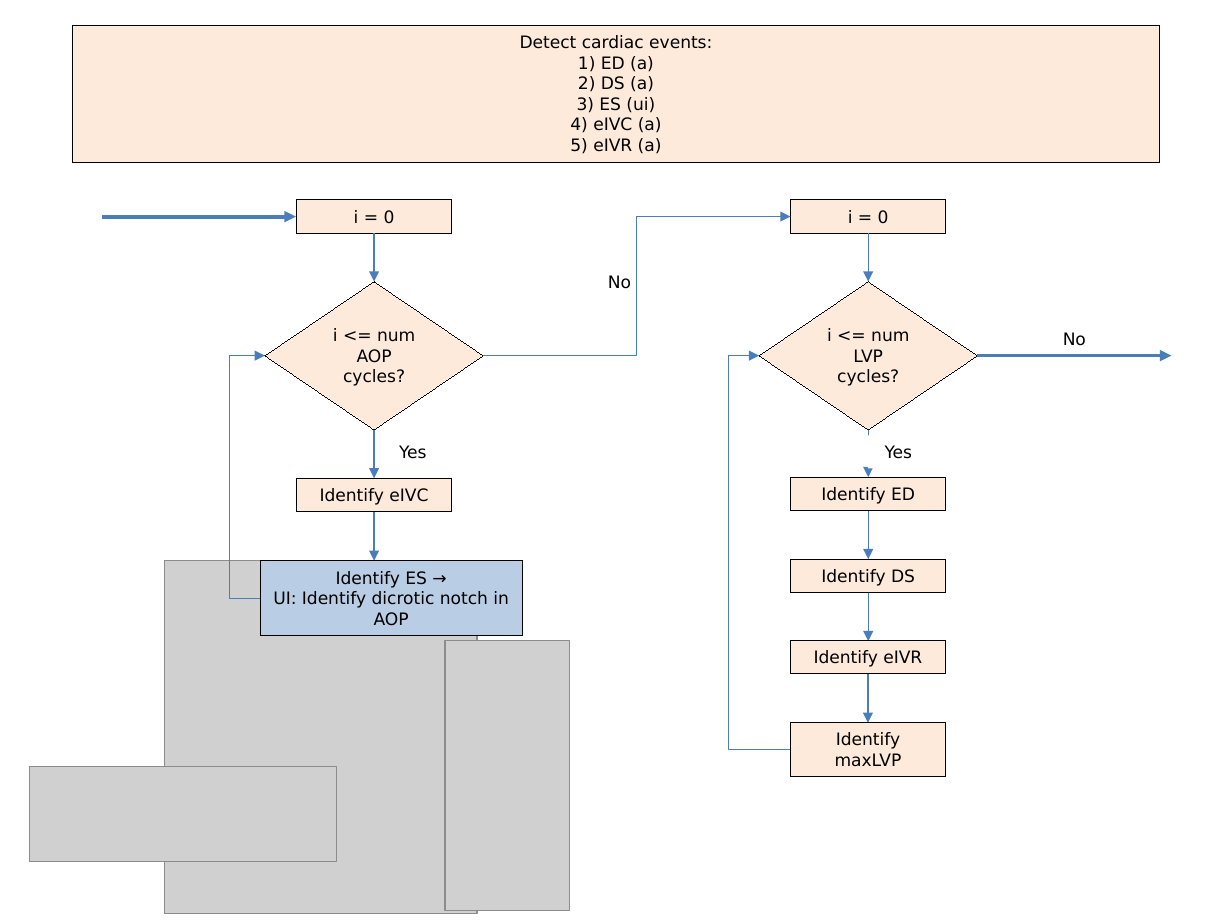
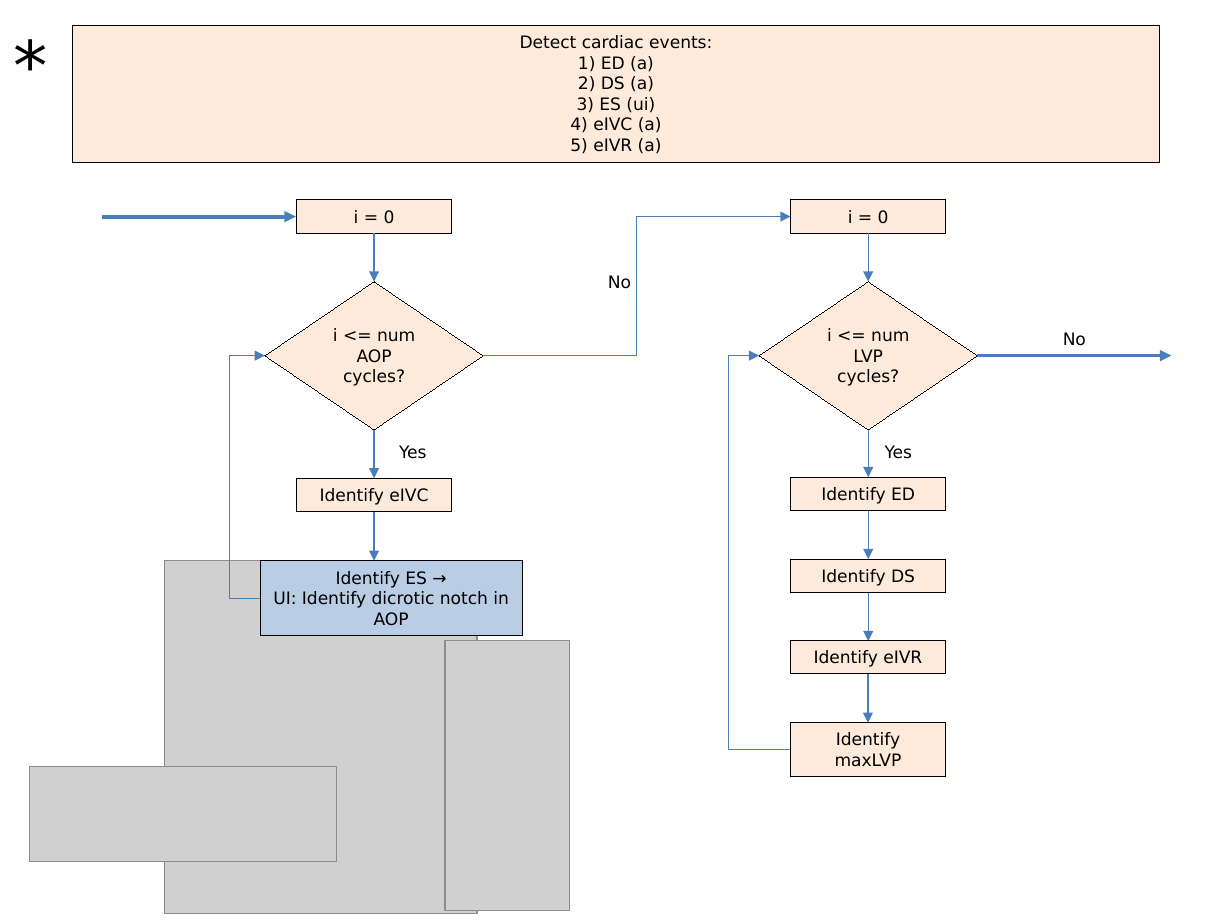
Before and after one commit to reneem5898/Haemodynamic_Fitting, a slide deck: slide 3 of Steps.pptx. Drawn at 1232x924 pixels with LibreOffice and Linux fonts; fonts in the diff are those of the drawing; grey boxes stand for pictures. Boxes give left, top, right and bottom in pixels: in the first picture for what was removed or moved away, otherwise in the second. Text is boxed around its words. In the diff, an @@ line names an element or a change of style, - is before the commit and + after.

```diff
--- a/Steps.pptx
+++ b/Steps.pptx
@@ text added at (1,16,59,111), 40 pt, text #000000 @@
+*
```
Also in this commit, not shown: 1 other slide changed, 4 other files.
